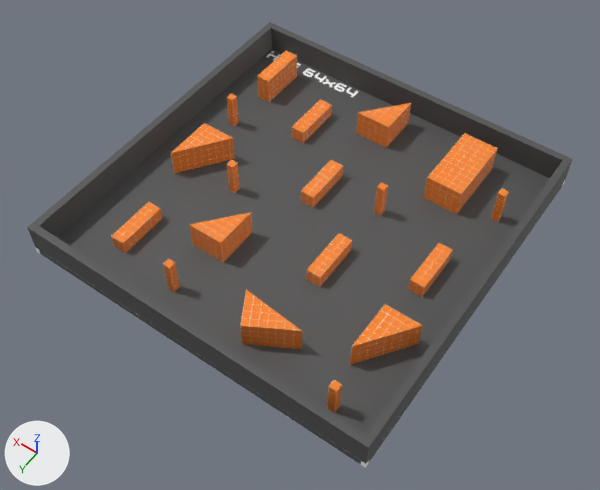
The glTF model godot/scenes/maps/park.gltf as it was, and as the next commit left it.
Both versions are drawn from a 50 mm lens placed at (-40.3, 58.4, 83.7), pointed at (-1.6, 4.2, -1.4). Every picture has the same lights, and +X, +Y and +Z are marked at lower left. The older version comes first. Where no turn or scale is listed for an object, it has been applied to the vertices.

Names of what the first picture shows: 'Map_Ground-col', 'wall_obstacle_0-col', 'wall_obstacle_1-col', 'wall_obstacle_10-col', 'wall_obstacle_3-col', 'wall_obstacle_7-col', 'wall_obstacle_8-col', 'wall_obstacle_9-col', 'wall_outer_1-col', 'wall_outer_2-col', 'wall_outer_3-col', 'wall_outer_4-col' and 11 more.
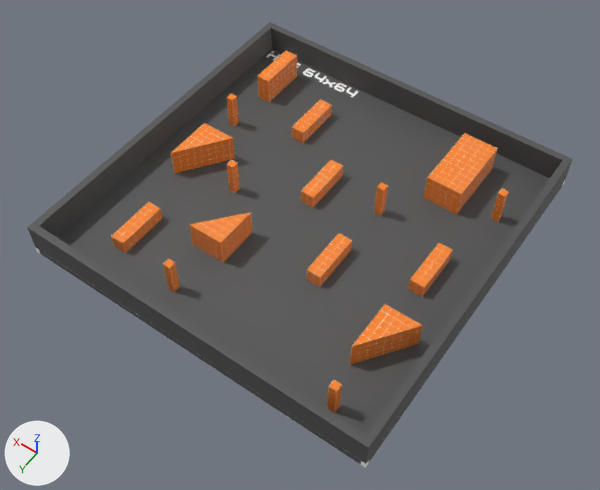
Where the change shows, as pixel boxes [x1, y1, x2, y2] in the pictures (600 x 490 px):
```json
{"object": "wall_obstacle_9-col", "change": "deleted", "before": [240, 290, 302, 349], "on screen": "orange"}
{"object": "wall_obstacle_10-col", "change": "deleted", "before": [356, 103, 411, 147], "on screen": "orange"}
```

The change, as JSON lines over the scene's bpy script:
```json
{"op": "remove", "block": "ob_wall_obstacle_10_col", "code": ["ob_wall_obstacle_10_col = bpy.data.objects.new('wall_obstacle_10-col', me_polyshape__10__orange_playground_base_color_0)", "ob_wall_obstacle_10_col.location = (3.0, -16.0, 0.0)"]}
{"op": "remove", "block": "ob_wall_obstacle_9_col", "code": ["ob_wall_obstacle_9_col = bpy.data.objects.new('wall_obstacle_9-col', me_polyshape__9__orange_playground_base_color_0)", "ob_wall_obstacle_9_col.location = (-7.0, 20.0, 0.0)"]}
```
